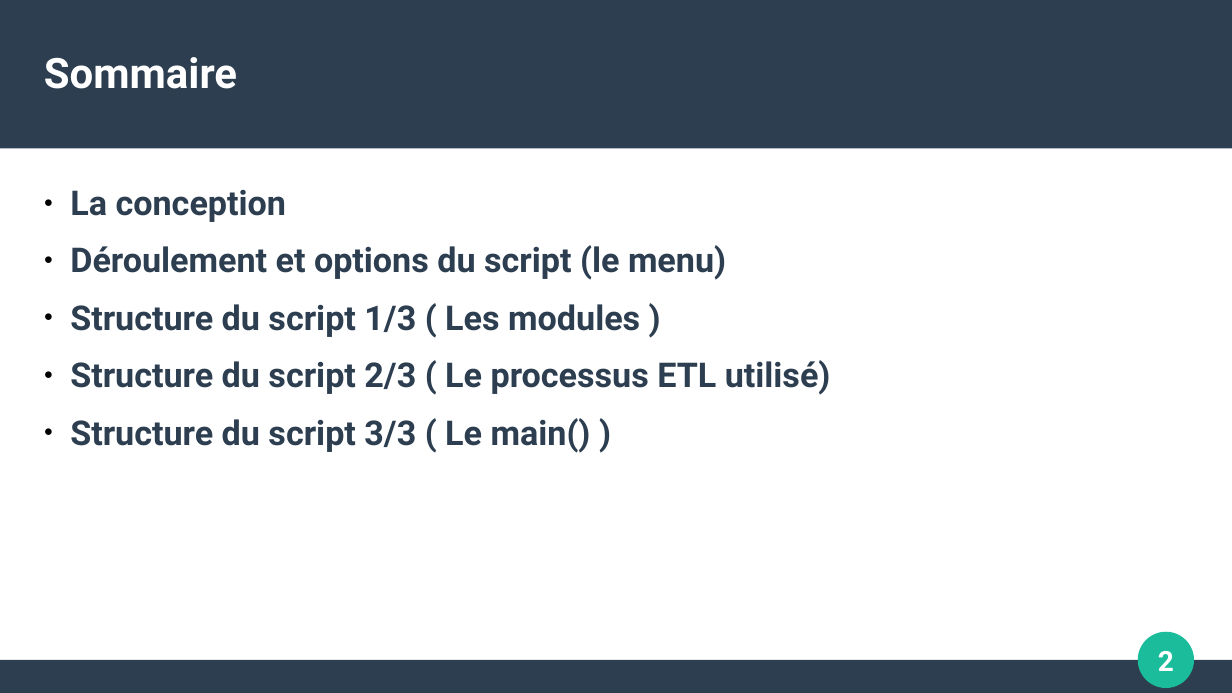
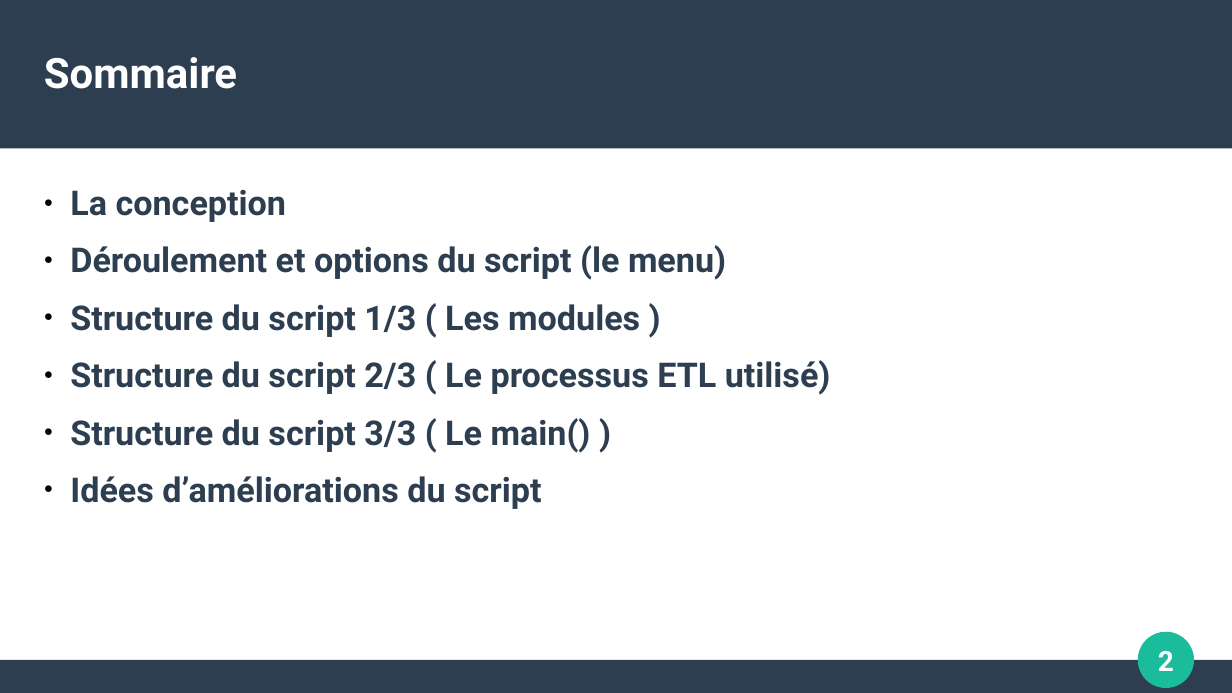
Before and after one commit to Mike-mg/books_to_scrape, a slide deck: slide 2 of P02_04_book_to_scrap_impress.odp. Drawn at 1232x693 pixels with LibreOffice and Linux fonts; fonts in the diff are those of the drawing. Boxes give left, top, right and bottom in pixels: in the first picture for what was removed or moved away, otherwise in the second. Text is boxed around its words. In the diff, an @@ line names an element or a change of style, - is before the commit and + after.

```diff
--- a/P02_04_book_to_scrap_impress.odp
+++ b/P02_04_book_to_scrap_impress.odp
@@ text at [70,476,541,509]: paragraph added @@
+● Idées d’améliorations du script
```
Also in this commit, not shown: 2 other slides changed, 1 slide added.
